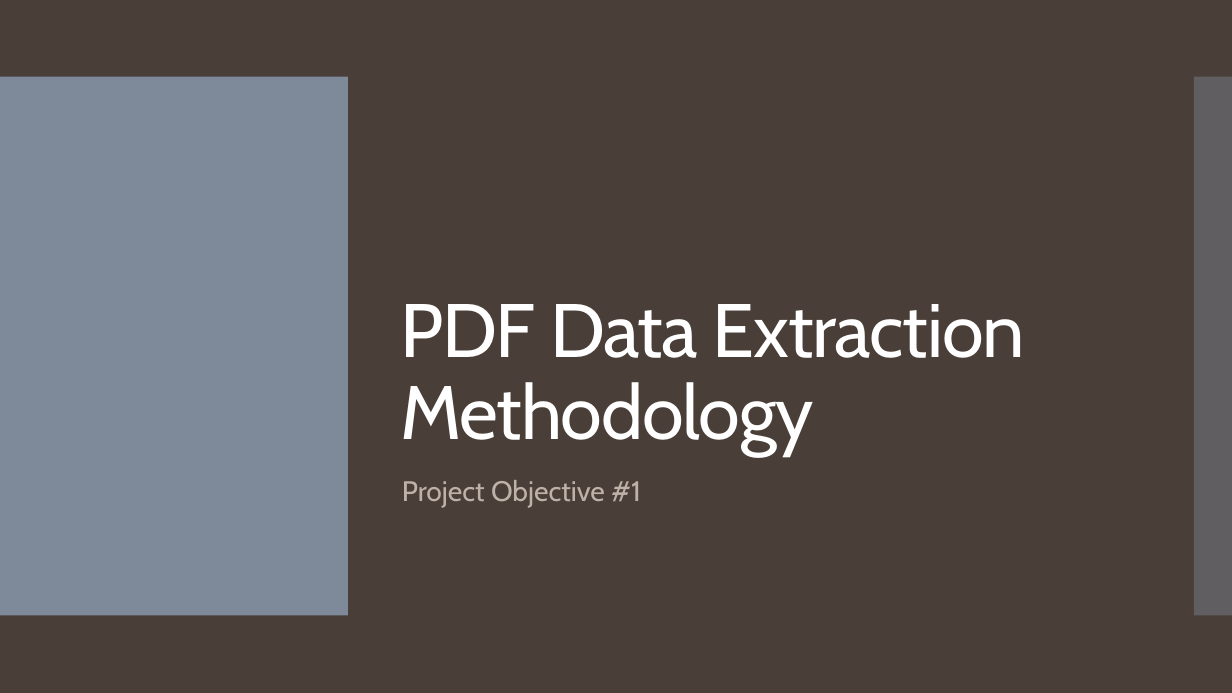
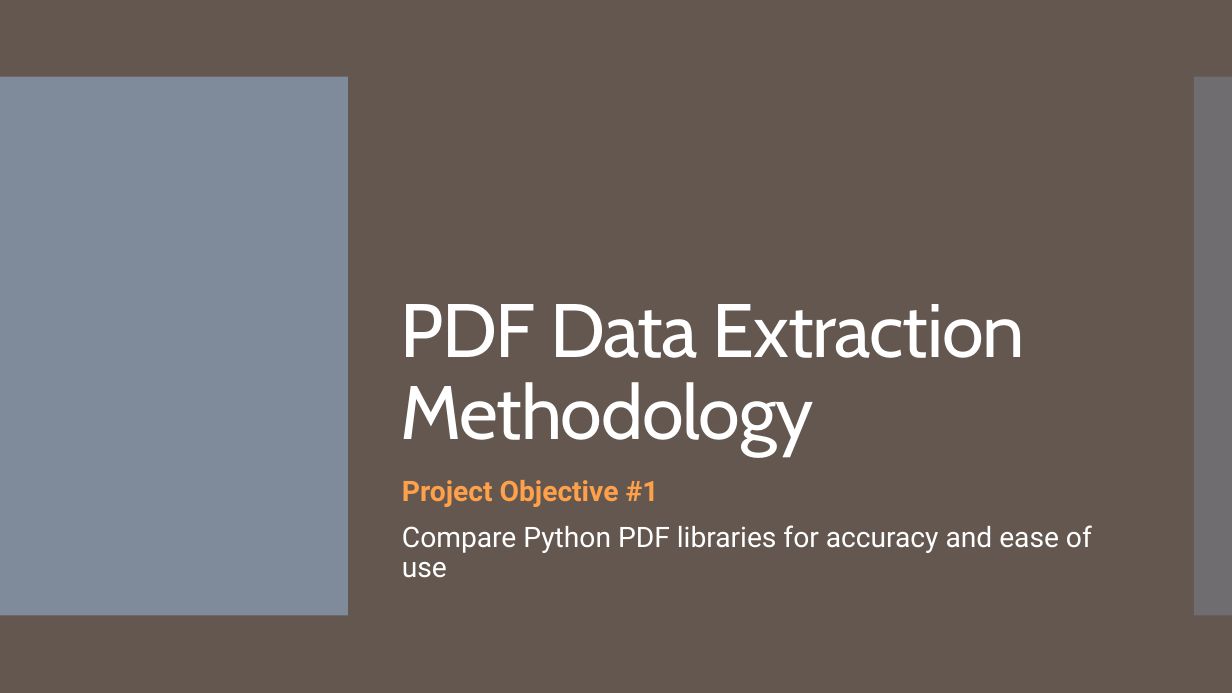
Before and after one commit to tamimcm416/congressional_data_scrape, a slide deck: slide 5 of Data Scrape and Validation Presentation.pptx. Drawn at 1232x693 pixels with LibreOffice and Linux fonts; fonts in the diff are those of the drawing. Boxes give left, top, right and bottom in pixels: in the first picture for what was removed or moved away, otherwise in the second. Text is boxed around its words. In the diff, an @@ line names an element or a change of style, - is before the commit and + after.

```diff
--- a/Data Scrape and Validation Presentation.pptx
+++ b/Data Scrape and Validation Presentation.pptx
@@ background #4A3F38 to #645851 @@
@@ text at box(402, 480, 659, 507): font Cabin to Roboto, text colour #BEB1A8 to #FFA14B, bold on in "Project Objective #1" @@
@@ text at box(402, 525, 1092, 578): paragraph added @@
+Compare Python PDF libraries for accuracy and ease of use
```
Also in this commit, not shown: 16 other slides changed, 6 slides added, 2 slides removed.
